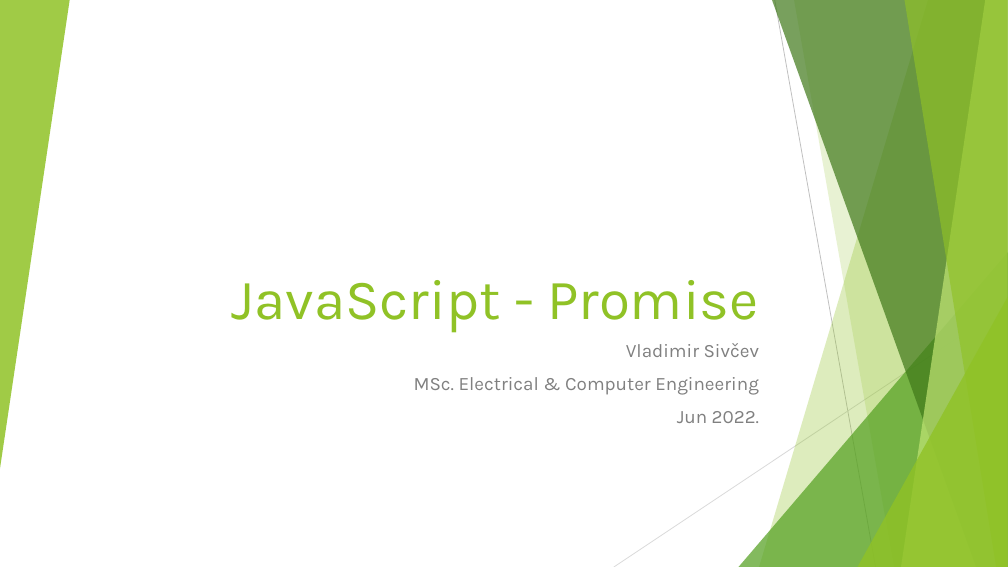
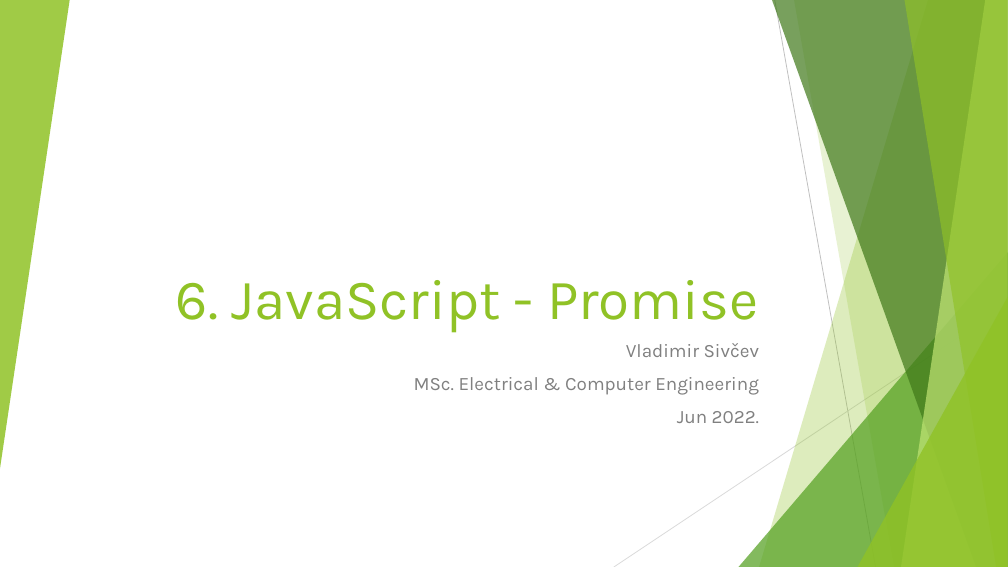
Before and after one commit to vladimir-siv/web-seminar-leto-2022, a slide deck: slide 1 of 1. Prezentacije/6. JavaScript - Promise.pptx. Drawn at 1008x567 pixels with LibreOffice and Linux fonts; fonts in the diff are those of the drawing. Boxes give left, top, right and bottom in pixels: in the first picture for what was removed or moved away, otherwise in the second. Text is boxed around its words. In the diff, an @@ line names an element or a change of style, - is before the commit and + after.

```diff
--- a/1. Prezentacije/6. JavaScript - Promise.pptx
+++ b/1. Prezentacije/6. JavaScript - Promise.pptx
@@ title at (176, 280, 759, 333): text changed @@
-JavaScript - Promise
+6. JavaScript - Promise
```
Also in this commit, not shown: 3 other files.
